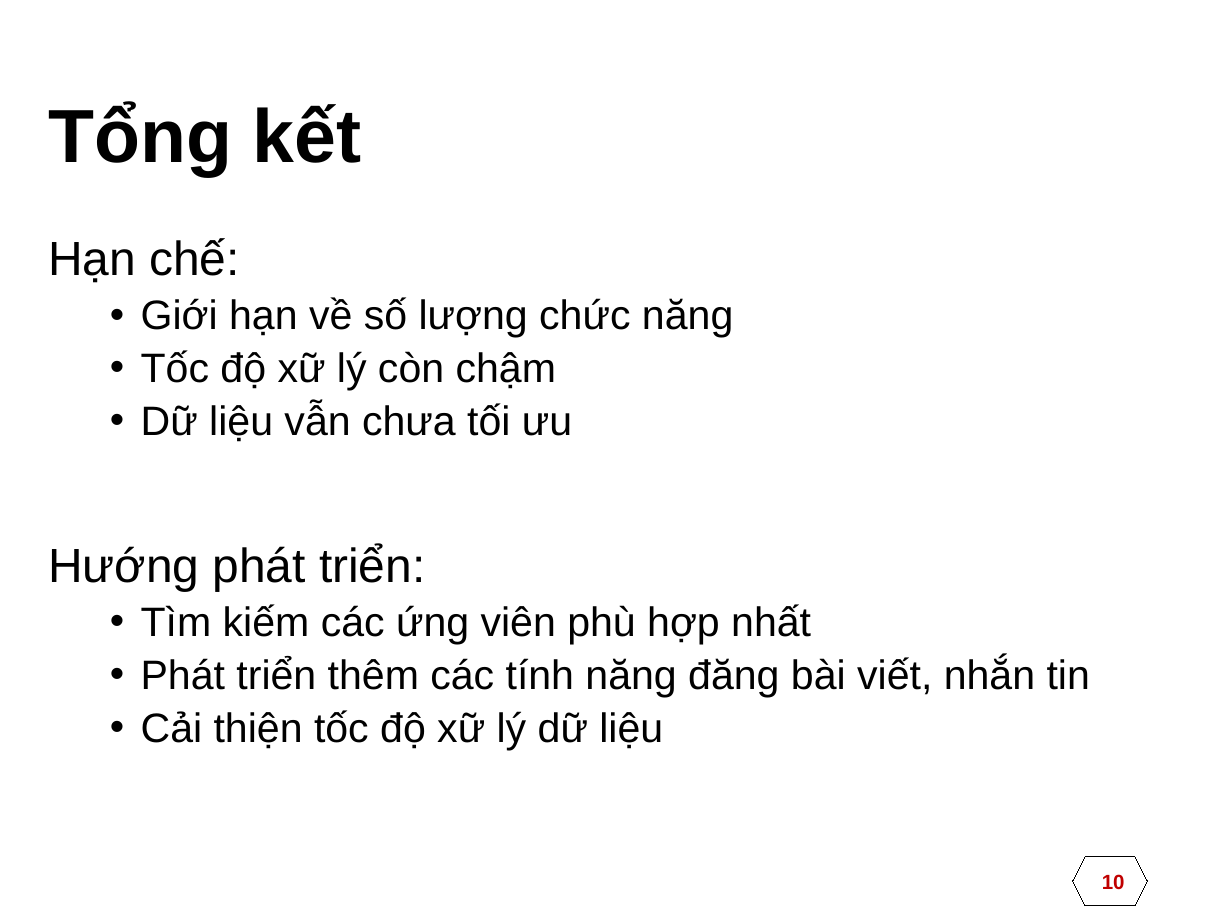
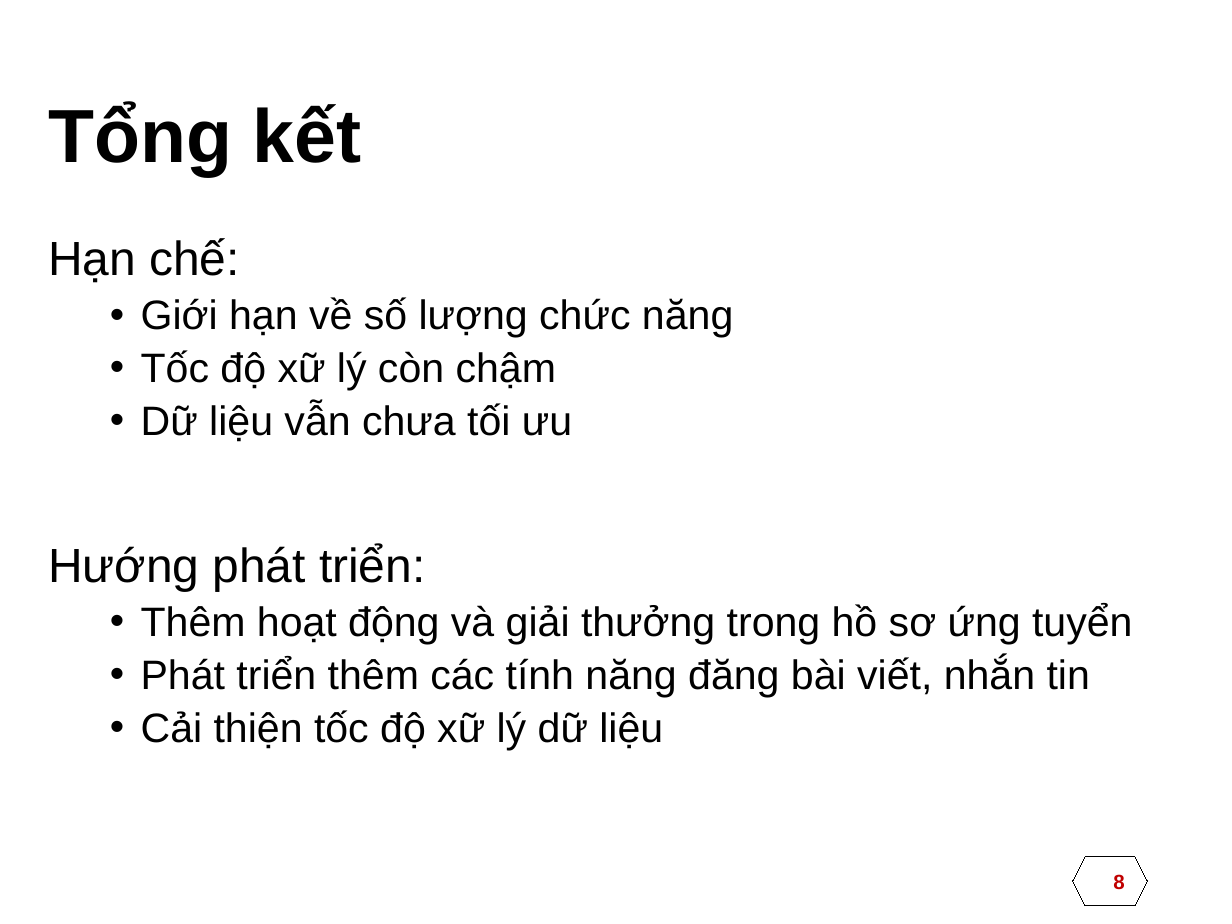
Before and after one commit to huytd-it/itconnect.pw, a slide deck: slide 8 of documents/DATN.pptx (slide 10 before the commit). Drawn at 1232x924 pixels with LibreOffice and Linux fonts; fonts in the diff are those of the drawing; background and template pictures are left out. Boxes give left, top, right and bottom in pixels: in the first picture for what was removed or moved away, otherwise in the second. Text is boxed around its words. In the diff, an @@ line names an element or a change of style, - is before the commit and + after.

```diff
--- a/documents/DATN.pptx
+++ b/documents/DATN.pptx
@@ text at [141, 603, 1132, 644]: text changed @@
-  • Tìm kiếm các ứng viên phù hợp nhất
+  • Thêm hoạt động và giải thưởng trong hồ sơ ứng tuyển
@@ page number at [1113, 875, 1124, 889]: text changed @@
-10
+8
```
Also in this commit, not shown: 3 other slides changed, 1 slide added, 3 slides removed, 25 other files.
